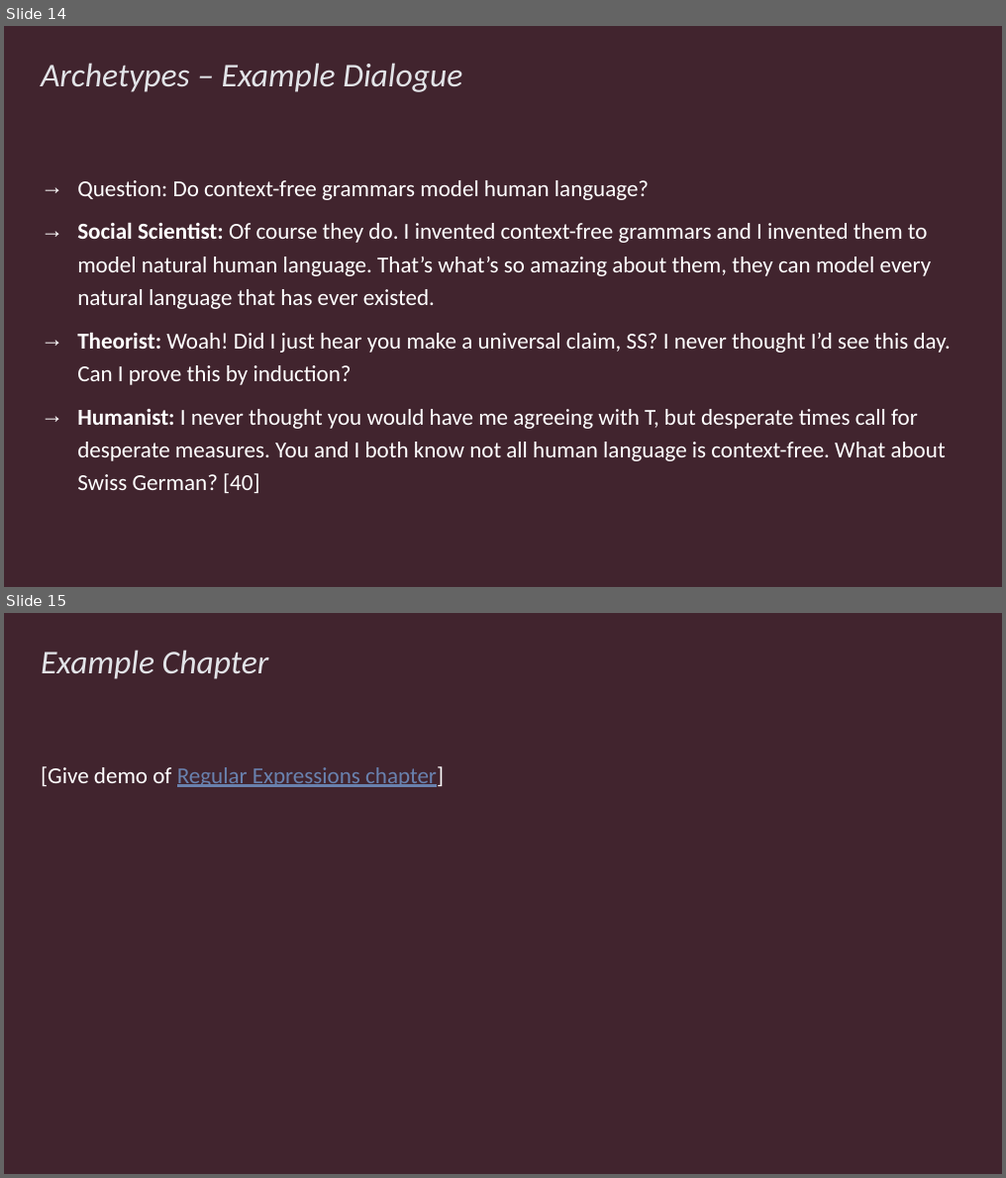
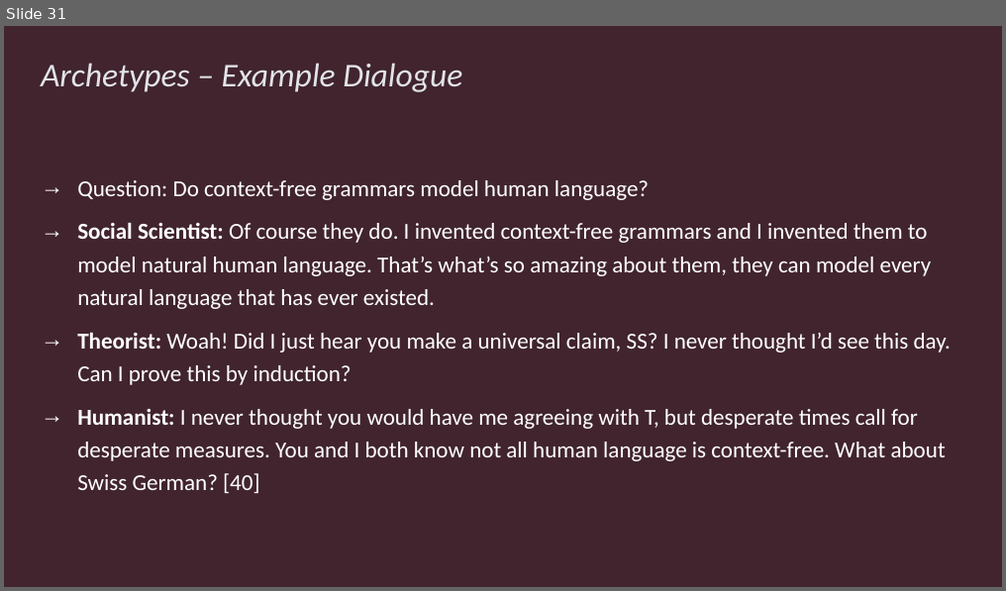
Before and after one commit to rbohrer/pl-course, a slide deck: LectureSlides/SPLASHE23.pptx. Shown one above the other, each under a label of ours: slides 14 and 15 before the commit, slide 31 after it. The pictures are 1006x1178 and 1006x591 pixels, drawn with LibreOffice and Linux fonts; fonts in the diff are those of the drawing. Boxes give left, top, right and bottom in pixels: in the first picture for what was removed or moved away, otherwise in the second. Text is boxed around its words. In the diff, an @@ line names an element or a change of style, - is before the commit and + after.

```diff
--- a/LectureSlides/SPLASHE23.pptx
+++ b/LectureSlides/SPLASHE23.pptx
@@ slide 15 removed at box(4, 613, 1002, 1174), background #41242E @@
@@ title removed at box(41, 650, 269, 679) @@
-Example Chapter
@@ text removed at box(41, 766, 444, 787) @@
-[Give demo of Regular Expressions chapter]
@@ what was slide 14 is now slide 31 @@
```
Also in this commit, not shown: 13 slides changed, 2 slides added, 5 other slides removed, 2 other files.
